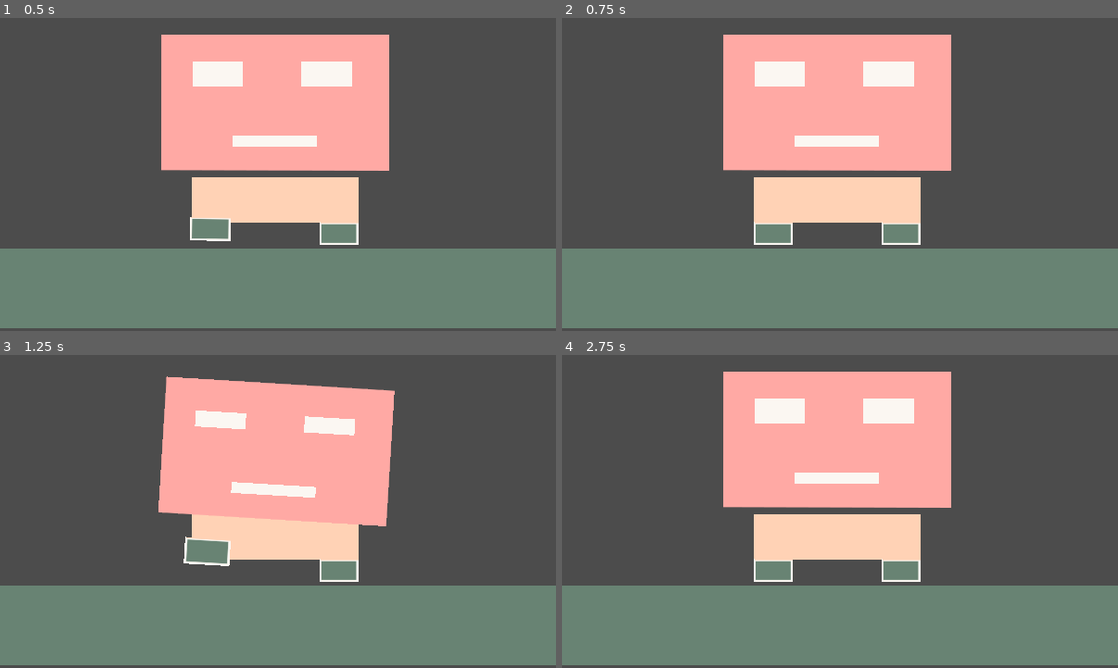
Above: before the commit, frames 1-4 (two rows, left to right).
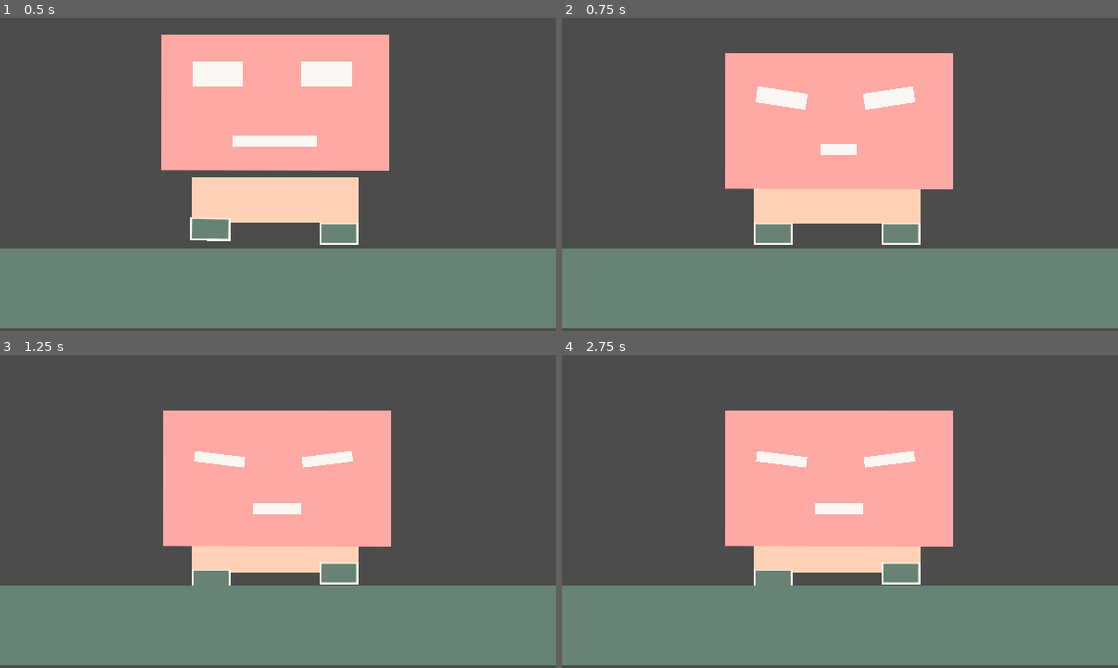
Above: after the commit, the same moments.

Repository: Bipinoli/godot_adventure
Game: Godot game, scene res://scenes/World.tscn
The game is run twice, just before and just after one commit, with the same random seed, the same clock (stepped at 60 frames per second) and the same inputs.
Inputs:
- Up to frame 1 (0.5 s): no input
- Up to frame 2 (0.75 s): tap Space (touch, bound only after the commit) at 0.6 s
- Up to frame 3 (1.25 s): no input
- Up to frame 4 (2.75 s): tap Space (touch, bound only after the commit) at 1.35, 2.1 s

Frame 1 is identical in both runs. In frame 2, 8.2% of the frame differs, in the area x 29-71%, y 5-66%; in frame 3, 12%; in frame 4, 14%, in the area x 29-71%, y 5-74%.

Commit message:
added angry animation, touch control + vibration feedback

Diff:
--- a/third/project.godot
+++ b/third/project.godot
@@ -23,6 +23,14 @@
 window/size/width=600
 window/size/height=400
 
+[input]
+
+touch={
+"deadzone": 0.5,
+"events": [ Object(InputEventKey,"resource_local_to_scene":false,"resource_name":"","device":0,"alt":false,"shift":false,"control":false,"meta":false,"command":false,"pressed":false,"scancode":32,"unicode":0,"echo":false,"script":null)
+ ]
+}
+
 [rendering]
 
 environment/default_environment="res://default_env.tres"
--- a/third/scenes/CharacterRig.tscn
+++ b/third/scenes/CharacterRig.tscn
@@ -7,356 +7,258 @@
 [ext_resource path="res://sprites/torso.png" type="Texture" id=5]
 
 [sub_resource type="Animation" id=1]
-resource_name = "base"
-tracks/0/type = "bezier"
-tracks/0/path = NodePath("Torso/Head:position:x")
+resource_name = "angry"
+tracks/0/type = "value"
+tracks/0/path = NodePath("Torso/Head/Mouth:position")
 tracks/0/interp = 1
 tracks/0/loop_wrap = true
 tracks/0/imported = false
 tracks/0/enabled = true
 tracks/0/keys = {
-"points": PoolRealArray( 5, -0.25, 0, 0.25, 0 ),
-"times": PoolRealArray( 0.1 )
-}
-tracks/1/type = "bezier"
-tracks/1/path = NodePath("Torso/Head:position:y")
+"times": PoolRealArray( 0, 0.2, 0.502519, 0.7, 0.75, 0.8, 1 ),
+"transitions": PoolRealArray( 1, 1, 1, 1, 1, 1, 1 ),
+"update": 0,
+"values": [ Vector2( 3.69341, 71 ), Vector2( -4.24, 39.2665 ), Vector2( -1.23999, 51.2665 ), Vector2( 0.718381, 59.0999 ), Vector2( 1.21422, 61.0833 ), Vector2( 1.71006, 63.0666 ), Vector2( 3.69341, 71 ) ]
+}
+tracks/1/type = "value"
+tracks/1/path = NodePath("Torso/Head/Mouth:rotation_degrees")
 tracks/1/interp = 1
 tracks/1/loop_wrap = true
 tracks/1/imported = false
 tracks/1/enabled = true
 tracks/1/keys = {
-"points": PoolRealArray( -175, -0.25, 0, 0.25, 0 ),
-"times": PoolRealArray( 0.1 )
-}
-tracks/2/type = "bezier"
-tracks/2/path = NodePath("Torso/Head:rotation_degrees")
+"times": PoolRealArray( 0, 0.2, 0.502519, 0.7, 0.75, 0.8, 1 ),
+"transitions": PoolRealArray( 1, 1, 1, 1, 1, 1, 1 ),
+"update": 0,
+"values": [ 0.0, 0.0, 0.0, 0.0, 0.0, 0.0, 0.0 ]
+}
+tracks/2/type = "value"
+tracks/2/path = NodePath("Torso/Head/Mouth:scale")
 tracks/2/interp = 1
 tracks/2/loop_wrap = true
 tracks/2/imported = false
 tracks/2/enabled = true
 tracks/2/keys = {
-"points": PoolRealArray( 0, -0.25, 0, 0.25, 0 ),
-"times": PoolRealArray( 0.1 )
-}
-tracks/3/type = "bezier"
-tracks/3/path = NodePath("Torso/Head:scale:x")
+"times": PoolRealArray( 0, 0.2, 0.502519, 0.7, 0.75, 0.8, 1 ),
+"transitions": PoolRealArray( 1, 1, 1, 1, 1, 1, 1 ),
+"update": 0,
+"values": [ Vector2( 0.3, 1 ), Vector2( 0.3, 1 ), Vector2( 0.4, 1 ), Vector2( 0.4, 1 ), Vector2( 0.5, 1 ), Vector2( 0.3, 1 ), Vector2( 0.3, 1 ) ]
+}
+tracks/3/type = "value"
+tracks/3/path = NodePath("Torso/RightFoot:position")
 tracks/3/interp = 1
 tracks/3/loop_wrap = true
 tracks/3/imported = false
 tracks/3/enabled = true
 tracks/3/keys = {
-"points": PoolRealArray( 1, -0.25, 0, 0.25, 0 ),
-"times": PoolRealArray( 0.1 )
-}
-tracks/4/type = "bezier"
-tracks/4/path = NodePath("Torso/Head:scale:y")
+"times": PoolRealArray( 0, 0.502519, 0.55, 0.575, 0.6, 0.65, 0.7, 0.75, 0.8, 1 ),
+"transitions": PoolRealArray( 1, 1, 1, 1, 1, 1, 1, 1, 1, 1 ),
+"update": 0,
+"values": [ Vector2( -118, 62 ), Vector2( -118, 52 ), Vector2( -118, 35 ), Vector2( -118, 35 ), Vector2( -118, 54 ), Vector2( -118, 55 ), Vector2( -118, 36 ), Vector2( -118, 60.333 ), Vector2( -118, 40.666 ), Vector2( -118, 62 ) ]
+}
+tracks/4/type = "value"
+tracks/4/path = NodePath("Torso/RightFoot:rotation_degrees")
 tracks/4/interp = 1
 tracks/4/loop_wrap = true
 tracks/4/imported = false
 tracks/4/enabled = true
 tracks/4/keys = {
-"points": PoolRealArray( 1, -0.25, 0, 0.25, 0 ),
-"times": PoolRealArray( 0.1 )
-}
-tracks/5/type = "bezier"
-tracks/5/path = NodePath("Torso/Head/LeftEye:position:x")
+"times": PoolRealArray( 0, 0.502519, 0.55, 0.575, 0.6, 0.65, 0.7, 0.75, 0.8, 1 ),
+"transitions": PoolRealArray( 1, 1, 1, 1, 1, 1, 1, 1, 1, 1 ),
+"update": 0,
+"values": [ 0.0, 0.0, 0.0, 0.0, 0.0, 0.0, 0.0, 0.0, 0.0, 0.0 ]
+}
+tracks/5/type = "value"
+tracks/5/path = NodePath("Torso/RightFoot:scale")
 tracks/5/interp = 1
 tracks/5/loop_wrap = true
 tracks/5/imported = false
 tracks/5/enabled = true
 tracks/5/keys = {
-"points": PoolRealArray( 95, -0.25, 0, 0.25, 0 ),
-"times": PoolRealArray( 0.1 )
-}
-tracks/6/type = "bezier"
-tracks/6/path = NodePath("Torso/Head/LeftEye:position:y")
+"times": PoolRealArray( 0, 0.502519, 0.55, 0.575, 0.6, 0.65, 0.7, 0.75, 0.8, 1 ),
+"transitions": PoolRealArray( 1, 1, 1, 1, 1, 1, 1, 1, 1, 1 ),
+"update": 0,
+"values": [ Vector2( 1, 1 ), Vector2( 1, 1 ), Vector2( 1, 1 ), Vector2( 1, 1 ), Vector2( 1, 1 ), Vector2( 1, 1 ), Vector2( 1, 1 ), Vector2( 1, 1 ), Vector2( 1, 1 ), Vector2( 1, 1 ) ]
+}
+tracks/6/type = "value"
+tracks/6/path = NodePath("Torso:position")
 tracks/6/interp = 1
 tracks/6/loop_wrap = true
 tracks/6/imported = false
 tracks/6/enabled = true
 tracks/6/keys = {
-"points": PoolRealArray( -57, -0.25, 0, 0.25, 0 ),
-"times": PoolRealArray( 0.1 )
-}
-tracks/7/type = "bezier"
-tracks/7/path = NodePath("Torso/Head/LeftEye:rotation_degrees")
+"times": PoolRealArray( 0, 0.502519, 0.7, 0.75, 0.8, 1 ),
+"transitions": PoolRealArray( 1, 1, 1, 1, 1, 1 ),
+"update": 0,
+"values": [ Vector2( -5, 175 ), Vector2( -5, 185 ), Vector2( -5, 211.03 ), Vector2( -5, 155.025 ), Vector2( -5, 179.02 ), Vector2( -5, 175 ) ]
+}
+tracks/7/type = "value"
+tracks/7/path = NodePath("Torso:rotation_degrees")
 tracks/7/interp = 1
 tracks/7/loop_wrap = true
 tracks/7/imported = false
 tracks/7/enabled = true
 tracks/7/keys = {
-"points": PoolRealArray( 0, -0.25, 0, 0.25, 0 ),
-"times": PoolRealArray( 0.1 )
-}
-tracks/8/type = "bezier"
-tracks/8/path = NodePath("Torso/Head/LeftEye:scale:x")
+"times": PoolRealArray( 0, 0.502519, 0.7, 0.75, 0.8, 1 ),
+"transitions": PoolRealArray( 1, 1, 1, 1, 1, 1 ),
+"update": 0,
+"values": [ 0.0, 0.0, 0.0, 0.0, 0.0, 0.0 ]
+}
+tracks/8/type = "value"
+tracks/8/path = NodePath("Torso:scale")
 tracks/8/interp = 1
 tracks/8/loop_wrap = true
 tracks/8/imported = false
 tracks/8/enabled = true
 tracks/8/keys = {
-"points": PoolRealArray( 1, -0.25, 0, 0.25, 0 ),
-"times": PoolRealArray( 0.1 )
-}
-tracks/9/type = "bezier"
-tracks/9/path = NodePath("Torso/Head/LeftEye:scale:y")
+"times": PoolRealArray( 0, 0.502519, 0.7, 0.75, 0.8, 1 ),
+"transitions": PoolRealArray( 1, 1, 1, 1, 1, 1 ),
+"update": 0,
+"values": [ Vector2( 1, 1 ), Vector2( 1, 1 ), Vector2( 1, 1 ), Vector2( 1, 1 ), Vector2( 1, 1 ), Vector2( 1, 1 ) ]
+}
+tracks/9/type = "value"
+tracks/9/path = NodePath("Torso/Head/RightEye:position")
 tracks/9/interp = 1
 tracks/9/loop_wrap = true
 tracks/9/imported = false
 tracks/9/enabled = true
 tracks/9/keys = {
-"points": PoolRealArray( 1, -0.25, 0, 0.25, 0 ),
-"times": PoolRealArray( 0.1 )
-}
-tracks/10/type = "bezier"
-tracks/10/path = NodePath("Torso:position:x")
+"times": PoolRealArray( 0, 0.2, 0.502519, 0.7, 0.75, 0.8, 1 ),
+"transitions": PoolRealArray( 1, 1, 1, 1, 1, 1, 1 ),
+"update": 0,
+"values": [ Vector2( -106, -52 ), Vector2( -106, -35 ), Vector2( -106, -30 ), Vector2( -106, -38.7332 ), Vector2( -106, -40.9443 ), Vector2( -106, -30 ), Vector2( -106, -52 ) ]
+}
+tracks/10/type = "value"
+tracks/10/path = NodePath("Torso/Head/RightEye:rotation_degrees")
 tracks/10/interp = 1
 tracks/10/loop_wrap = true
 tracks/10/imported = false
 tracks/10/enabled = true
 tracks/10/keys = {
-"points": PoolRealArray( -5, -0.25, 0, 0.25, 0 ),
-"times": PoolRealArray( 0.1 )
-}
-tracks/11/type = "bezier"
-tracks/11/path = NodePath("Torso:position:y")
+"times": PoolRealArray( 0, 0.2, 0.502519, 0.7, 0.75, 0.8, 1 ),
+"transitions": PoolRealArray( 1, 1, 1, 1, 1, 1, 1 ),
+"update": 0,
+"values": [ 0.0, 15.0, 9.32778, 5.625, 3.5, 6.0, 0.0 ]
+}
+tracks/11/type = "value"
+tracks/11/path = NodePath("Torso/Head/RightEye:scale")
 tracks/11/interp = 1
 tracks/11/loop_wrap = true
 tracks/11/imported = false
 tracks/11/enabled = true
 tracks/11/keys = {
-"points": PoolRealArray( 175, -0.25, 0, 0.25, 0 ),
-"times": PoolRealArray( 0.1 )
-}
-tracks/12/type = "bezier"
-tracks/12/path = NodePath("Torso:rotation_degrees")
+"times": PoolRealArray( 0, 0.2, 0.502519, 0.7, 0.75, 0.8, 1 ),
+"transitions": PoolRealArray( 1, 1, 1, 1, 1, 1, 1 ),
+"update": 0,
+"values": [ Vector2( 1, 1 ), Vector2( 1, 0.4 ), Vector2( 1, 0.25 ), Vector2( 1, 0.547722 ), Vector2( 1, 0.623101 ), Vector2( 1, 0.698481 ), Vector2( 1, 1 ) ]
+}
+tracks/12/type = "value"
+tracks/12/path = NodePath("Torso/Head:position")
 tracks/12/interp = 1
 tracks/12/loop_wrap = true
 tracks/12/imported = false
 tracks/12/enabled = true
 tracks/12/keys = {
-"points": PoolRealArray( 0, -0.25, 0, 0.25, 0 ),
-"times": PoolRealArray( 0.1 )
-}
-tracks/13/type = "bezier"
-tracks/13/path = NodePath("Torso:scale:x")
+"times": PoolRealArray( 0, 0.2, 0.3, 0.502519, 0.7, 0.75, 0.8, 1 ),
+"transitions": PoolRealArray( 1, 1, 1, 1, 1, 1, 1, 1 ),
+"update": 0,
+"values": [ Vector2( 3.41333, -176.587 ), Vector2( 3.41333, -127.4 ), Vector2( 3.41333, -133.548 ), Vector2( 3.413, -120 ), Vector2( 3.41313, -142.463 ), Vector2( 3.41316, -148.15 ), Vector2( 3.4132, -153.838 ), Vector2( 3.41333, -176.587 ) ]
+}
+tracks/13/type = "value"
+tracks/13/path = NodePath("Torso/Head:rotation_degrees")
 tracks/13/interp = 1
 tracks/13/loop_wrap = true
 tracks/13/imported = false
 tracks/13/enabled = true
 tracks/13/keys = {
-"points": PoolRealArray( 1, -0.25, 0, 0.25, 0 ),
-"times": PoolRealArray( 0.1 )
-}
-tracks/14/type = "bezier"
-tracks/14/path = NodePath("Torso:scale:y")
+"times": PoolRealArray( 0, 0.2, 0.3, 0.4, 0.502519, 0.7, 0.75, 0.8, 1 ),
+"transitions": PoolRealArray( 1, 1, 1, 1, 1, 1, 1, 1, 1 ),
+"update": 0,
+"values": [ 0.0, 0.0, -5.41869, 4.6, 0.0, 0.0, 0.0, 0.0, 0.0 ]
+}
+tracks/14/type = "value"
+tracks/14/path = NodePath("Torso/Head:scale")
 tracks/14/interp = 1
 tracks/14/loop_wrap = true
 tracks/14/imported = false
 tracks/14/enabled = true
 tracks/14/keys = {
-"points": PoolRealArray( 1, -0.25, 0, 0.25, 0 ),
-"times": PoolRealArray( 0.1 )
-}
-tracks/15/type = "bezier"
-tracks/15/path = NodePath("Torso/Head/Mouth:position:x")
+"times": PoolRealArray( 0, 0.2, 0.3, 0.502519, 0.7, 0.75, 0.8, 1 ),
+"transitions": PoolRealArray( 1, 1, 1, 1, 1, 1, 1, 1 ),
+"update": 0,
+"values": [ Vector2( 1, 1 ), Vector2( 1, 1 ), Vector2( 1, 1 ), Vector2( 1, 1 ), Vector2( 1, 1 ), Vector2( 1, 1 ), Vector2( 1, 1 ), Vector2( 1, 1 ) ]
+}
+tracks/15/type = "value"
+tracks/15/path = NodePath("Torso/LeftFoot:position")
 tracks/15/interp = 1
 tracks/15/loop_wrap = true
 tracks/15/imported = false
 tracks/15/enabled = true
 tracks/15/keys = {
-"points": PoolRealArray( 3.69341, -0.25, 0, 0.25, 0 ),
-"times": PoolRealArray( 0.1 )
-}
-tracks/16/type = "bezier"
-tracks/16/path = NodePath("Torso/Head/Mouth:position:y")
+"times": PoolRealArray( 0, 0.502519, 0.575, 0.6, 0.65, 0.7, 0.75, 0.8, 1 ),
+"transitions": PoolRealArray( 1, 1, 1, 1, 1, 1, 1, 1, 1 ),
+"update": 0,
+"values": [ Vector2( 117, 62 ), Vector2( 117, 52 ), Vector2( 117, 45 ), Vector2( 117, 35 ), Vector2( 117, 55 ), Vector2( 117, 36 ), Vector2( 117, 60.333 ), Vector2( 117, 40.666 ), Vector2( 117, 62 ) ]
+}
+tracks/16/type = "value"
+tracks/16/path = NodePath("Torso/LeftFoot:rotation_degrees")
 tracks/16/interp = 1
 tracks/16/loop_wrap = true
 tracks/16/imported = false
 tracks/16/enabled = true
 tracks/16/keys = {
-"points": PoolRealArray( 71, -0.25, 0, 0.25, 0 ),
-"times": PoolRealArray( 0.1 )
-}
-tracks/17/type = "bezier"
-tracks/17/path = NodePath("Torso/Head/Mouth:rotation_degrees")
+"times": PoolRealArray( 0, 0.502519, 0.575, 0.6, 0.65, 0.7, 0.75, 0.8, 1 ),
+"transitions": PoolRealArray( 1, 1, 1, 1, 1, 1, 1, 1, 1 ),
+"update": 0,
+"values": [ 0.0, 0.0, 0.0, 0.0, 0.0, 0.0, 0.0, 0.0, 0.0 ]
+}
+tracks/17/type = "value"
+tracks/17/path = NodePath("Torso/LeftFoot:scale")
 tracks/17/interp = 1
 tracks/17/loop_wrap = true
 tracks/17/imported = false
 tracks/17/enabled = true
 tracks/17/keys = {
-"points": PoolRealArray( 0, -0.25, 0, 0.25, 0 ),
-"times": PoolRealArray( 0.1 )
-}
-tracks/18/type = "bezier"
-tracks/18/path = NodePath("Torso/Head/Mouth:scale:x")
+"times": PoolRealArray( 0, 0.502519, 0.575, 0.6, 0.65, 0.7, 0.75, 0.8, 1 ),
+"transitions": PoolRealArray( 1, 1, 1, 1, 1, 1, 1, 1, 1 ),
+"update": 0,
+"values": [ Vector2( 1, 1 ), Vector2( 1, 1 ), Vector2( 1, 1 ), Vector2( 1, 1 ), Vector2( 1, 1 ), Vector2( 1, 1 ), Vector2( 1, 1 ), Vector2( 1, 1 ), Vector2( 1, 1 ) ]
+}
+tracks/18/type = "value"
+tracks/18/path = NodePath("Torso/Head/LeftEye:position")
 tracks/18/interp = 1
 tracks/18/loop_wrap = true
 tracks/18/imported = false
 tracks/18/enabled = true
 tracks/18/keys = {
-"points": PoolRealArray( 0.3, -0.25, 0, 0.25, 0 ),
-"times": PoolRealArray( 0.1 )
-}
-tracks/19/type = "bezier"
-tracks/19/path = NodePath("Torso/Head/Mouth:scale:y")
+"times": PoolRealArray( 0, 0.2, 0.502519, 0.7, 0.75, 0.8, 1 ),
+"transitions": PoolRealArray( 1, 1, 1, 1, 1, 1, 1 ),
+"update": 0,
+"values": [ Vector2( 95, -52 ), Vector2( 90, -35 ), Vector2( 91.891, -30 ), Vector2( 93.1252, -38.7332 ), Vector2( 93.4376, -40.9443 ), Vector2( 93.75, -30 ), Vector2( 95, -52 ) ]
+}
+tracks/19/type = "value"
+tracks/19/path = NodePath("Torso/Head/LeftEye:rotation_degrees")
 tracks/19/interp = 1
 tracks/19/loop_wrap = true
 tracks/19/imported = false
 tracks/19/enabled = true
 tracks/19/keys = {
-"points": PoolRealArray( 1, -0.25, 0, 0.25, 0 ),
-"times": PoolRealArray( 0.1 )
-}
-tracks/20/type = "bezier"
-tracks/20/path = NodePath("Torso/RightFoot:position:x")
+"times": PoolRealArray( 0, 0.2, 0.502519, 0.7, 0.75, 0.8, 1 ),
+"transitions": PoolRealArray( 1, 1, 1, 1, 1, 1, 1 ),
+"update": 0,
+"values": [ 0.0, -15.0, -9.32778, -5.625, -3.5, -6.0, 0.0 ]
+}
+tracks/20/type = "value"
+tracks/20/path = NodePath("Torso/Head/LeftEye:scale")
 tracks/20/interp = 1
 tracks/20/loop_wrap = true
 tracks/20/imported = false
 tracks/20/enabled = true
 tracks/20/keys = {
-"points": PoolRealArray( -118, -0.25, 0, 0.25, 0 ),
-"times": PoolRealArray( 0.1 )
-}
-tracks/21/type = "bezier"
-tracks/21/path = NodePath("Torso/RightFoot:position:y")
-tracks/21/interp = 1
-tracks/21/loop_wrap = true
-tracks/21/imported = false
-tracks/21/enabled = true
-tracks/21/keys = {
-"points": PoolRealArray( 63, -0.25, 0, 0.25, 0 ),
-"times": PoolRealArray( 0.1 )
-}
-tracks/22/type = "bezier"
-tracks/22/path = NodePath("Torso/RightFoot:rotation_degrees")
-tracks/22/interp = 1
-tracks/22/loop_wrap = true
-tracks/22/imported = false
-tracks/22/enabled = true
-tracks/22/keys = {
-"points": PoolRealArray( 0, -0.25, 0, 0.25, 0 ),
-"times": PoolRealArray( 0.1 )
-}
-tracks/23/type = "bezier"
-tracks/23/path = NodePath("Torso/RightFoot:scale:x")
-tracks/23/interp = 1
-tracks/23/loop_wrap = true
-tracks/23/imported = false
-tracks/23/enabled = true
-tracks/23/keys = {
-"points": PoolRealArray( 1, -0.25, 0, 0.25, 0 ),
-"times": PoolRealArray( 0.1 )
-}
-tracks/24/type = "bezier"
-tracks/24/path = NodePath("Torso/RightFoot:scale:y")
-tracks/24/interp = 1
-tracks/24/loop_wrap = true
-tracks/24/imported = false
-tracks/24/enabled = true
-tracks/24/keys = {
-"points": PoolRealArray( 1, -0.25, 0, 0.25, 0 ),
-"times": PoolRealArray( 0.1 )
-}
-tracks/25/type = "bezier"
-tracks/25/path = NodePath("Torso/Head/RightEye:position:x")
-tracks/25/interp = 1
-tracks/25/loop_wrap = true
-tracks/25/imported = false
-tracks/25/enabled = true
-tracks/25/keys = {
-"points": PoolRealArray( -106, -0.25, 0, 0.25, 0 ),
-"times": PoolRealArray( 0.1 )
-}
-tracks/26/type = "bezier"
-tracks/26/path = NodePath("Torso/Head/RightEye:position:y")
-tracks/26/interp = 1
-tracks/26/loop_wrap = true
-tracks/26/imported = false
-tracks/26/enabled = true
-tracks/26/keys = {
-"points": PoolRealArray( -52, -0.25, 0, 0.25, 0 ),
-"times": PoolRealArray( 0.1 )
-}
-tracks/27/type = "bezier"
-tracks/27/path = NodePath("Torso/Head/RightEye:rotation_degrees")
-tracks/27/interp = 1
-tracks/27/loop_wrap = true
-tracks/27/imported = false
-tracks/27/enabled = true
-tracks/27/keys = {
-"points": PoolRealArray( 0, -0.25, 0, 0.25, 0 ),
-"times": PoolRealArray( 0.1 )
-}
-tracks/28/type = "bezier"
-tracks/28/path = NodePath("Torso/Head/RightEye:scale:x")
-tracks/28/interp = 1
-tracks/28/loop_wrap = true
-tracks/28/imported = false
-tracks/28/enabled = true
-tracks/28/keys = {
-"points": PoolRealArray( 1, -0.25, 0, 0.25, 0 ),
-"times": PoolRealArray( 0.1 )
-}
-tracks/29/type = "bezier"
-tracks/29/path = NodePath("Torso/Head/RightEye:scale:y")
-tracks/29/interp = 1
-tracks/29/loop_wrap = true
-tracks/29/imported = false
-tracks/29/enabled = true
-tracks/29/keys = {
-"points": PoolRealArray( 1, -0.25, 0, 0.25, 0 ),
-"times": PoolRealArray( 0.1 )
-}
-tracks/30/type = "bezier"
-tracks/30/path = NodePath("Torso/LeftFoot:position:x")
-tracks/30/interp = 1
-tracks/30/loop_wrap = true
-tracks/30/imported = false
-tracks/30/enabled = true
-tracks/30/keys = {
-"points": PoolRealArray( 117, -0.25, 0, 0.25, 0 ),
-"times": PoolRealArray( 0.1 )
-}
-tracks/31/type = "bezier"
-tracks/31/path = NodePath("Torso/LeftFoot:position:y")
-tracks/31/interp = 1
-tracks/31/loop_wrap = true
-tracks/31/imported = false
-tracks/31/enabled = true
-tracks/31/keys = {
-"points": PoolRealArray( 62, -0.25, 0, 0.25, 0 ),
-"times": PoolRealArray( 0.1 )
-}
-tracks/32/type = "bezier"
-tracks/32/path = NodePath("Torso/LeftFoot:rotation_degrees")
-tracks/32/interp = 1
-tracks/32/loop_wrap = true
-tracks/32/imported = false
-tracks/32/enabled = true
-tracks/32/keys = {
-"points": PoolRealArray( 0, -0.25, 0, 0.25, 0 ),
-"times": PoolRealArray( 0.1 )
-}
-tracks/33/type = "bezier"
-tracks/33/path = NodePath("Torso/LeftFoot:scale:x")
-tracks/33/interp = 1
-tracks/33/loop_wrap = true
-tracks/33/imported = false
-tracks/33/enabled = true
-tracks/33/keys = {
-"points": PoolRealArray( 1, -0.25, 0, 0.25, 0 ),
-"times": PoolRealArray( 0.1 )
-}
-tracks/34/type = "bezier"
-tracks/34/path = NodePath("Torso/LeftFoot:scale:y")
-tracks/34/interp = 1
-tracks/34/loop_wrap = true
-tracks/34/imported = false
-tracks/34/enabled = true
-tracks/34/keys = {
-"points": PoolRealArray( 1, -0.25, 0, 0.25, 0 ),
-"times": PoolRealArray( 0.1 )
+"times": PoolRealArray( 0, 0.2, 0.502519, 0.7, 0.75, 0.8, 1 ),
+"transitions": PoolRealArray( 1, 1, 1, 1, 1, 1, 1 ),
+"update": 0,
+"values": [ Vector2( 1, 1 ), Vector2( 1, 0.4 ), Vector2( 1, 0.25 ), Vector2( 1, 0.547722 ), Vector2( 1, 0.623101 ), Vector2( 1, 0.698481 ), Vector2( 1, 1 ) ]
 }
 
 [sub_resource type="Animation" id=2]
@@ -670,7 +572,7 @@
 texture = ExtResource( 5 )
 
 [node name="Head" type="Sprite" parent="Torso"]
-position = Vector2( 0, -179.76 )
+position = Vector2( 3.41333, -176.587 )
 texture = ExtResource( 1 )
 
 [node name="LeftEye" type="Sprite" parent="Torso/Head"]
@@ -682,8 +584,8 @@
 texture = ExtResource( 4 )
 
 [node name="Mouth" type="Sprite" parent="Torso/Head"]
-position = Vector2( -1.06663, 71 )
-scale = Vector2( 0.700242, 1 )
+position = Vector2( 3.69341, 71 )
+scale = Vector2( 0.3, 1 )
 texture = ExtResource( 2 )
 
 [node name="LeftFoot" type="Sprite" parent="Torso"]
@@ -695,5 +597,5 @@
 texture = ExtResource( 3 )
 
 [node name="AnimationPlayer" type="AnimationPlayer" parent="."]
-anims/base = SubResource( 1 )
+anims/angry = SubResource( 1 )
 anims/happy = SubResource( 2 )
--- a/third/scenes/World.tscn
+++ b/third/scenes/World.tscn
@@ -1,10 +1,15 @@
-[gd_scene load_steps=6 format=2]
+[gd_scene load_steps=9 format=2]
 
 [ext_resource path="res://scripts/World.gd" type="Script" id=1]
 [ext_resource path="res://scenes/CharacterRig.tscn" type="PackedScene" id=2]
 [ext_resource path="res://sprites/ground.png" type="Texture" id=3]
 [ext_resource path="res://audio/laugh.wav" type="AudioStream" id=4]
 [ext_resource path="res://scripts/CameraInit.gd" type="Script" id=5]
+[ext_resource path="res://audio/angry.wav" type="AudioStream" id=6]
+[ext_resource path="res://scripts/TouchScreenBtnInit.gd" type="Script" id=7]
+
+[sub_resource type="RectangleShape2D" id=1]
+extents = Vector2( 200, 200 )
 
 [node name="World" type="Node"]
 script = ExtResource( 1 )
@@ -25,6 +30,15 @@
 current = true
 script = ExtResource( 5 )
 
-[node name="Sound" type="AudioStreamPlayer2D" parent="."]
+[node name="HappySound" type="AudioStreamPlayer2D" parent="."]
 stream = ExtResource( 4 )
 area_mask = 132
+
+[node name="AngrySound" type="AudioStreamPlayer2D" parent="."]
+stream = ExtResource( 6 )
+area_mask = 132
+
+[node name="TouchScreenButton" type="TouchScreenButton" parent="."]
+shape = SubResource( 1 )
+action = "touch"
+script = ExtResource( 7 )
--- /dev/null
+++ b/third/scripts/TouchScreenBtnInit.gd
@@ -0,0 +1,9 @@
+# script: touchScreenBtnInit.gd
+
+extends TouchScreenButton
+
+
+func _ready():
+	var zoomLevel = get_node("../Camera").get_zoom()
+	get_shape().set_extents(get_viewport_rect().size / 2 * zoomLevel)
+	print(get_shape().get_extents())
--- a/third/scripts/World.gd
+++ b/third/scripts/World.gd
@@ -2,10 +2,38 @@
 
 extends Node
 
+var happy = true
+
 
 func _process(delta):
+	if Input.is_action_just_pressed("touch"):
+		happy = not happy
+		$Timer.stop()
+		$CharacterRig/AnimationPlayer.stop()
+		if $AngrySound.playing:
+			$AngrySound.stop()
+		if $HappySound.playing:
+			$HappySound.stop()
+		Input.vibrate_handheld(300)
+		print("happy: ", happy)
+	if happy:
+		happyState(delta)
+	else:
+		angryState(delta)
+
+
+
+func happyState(delta):
 	if not $CharacterRig/AnimationPlayer.is_playing() and $Timer.is_stopped():
 		$CharacterRig/AnimationPlayer.play("happy")
-		if not $Sound.playing:
-			$Sound.play()
+		if not $HappySound.playing:
+			$HappySound.play()
 		$Timer.start()
+
+
+func angryState(delta):
+	if not $CharacterRig/AnimationPlayer.is_playing() and $Timer.is_stopped():
+		$CharacterRig/AnimationPlayer.play("angry")
+		if not $AngrySound.playing:
+			$AngrySound.play()
+		$Timer.start(2)
Not shown, added: third/audio/angry.wav.import
Not shown, changed: third/export_presets.cfg
Not shown, added: third/audio/angry.wav
Not shown, changed: third/third.apk
